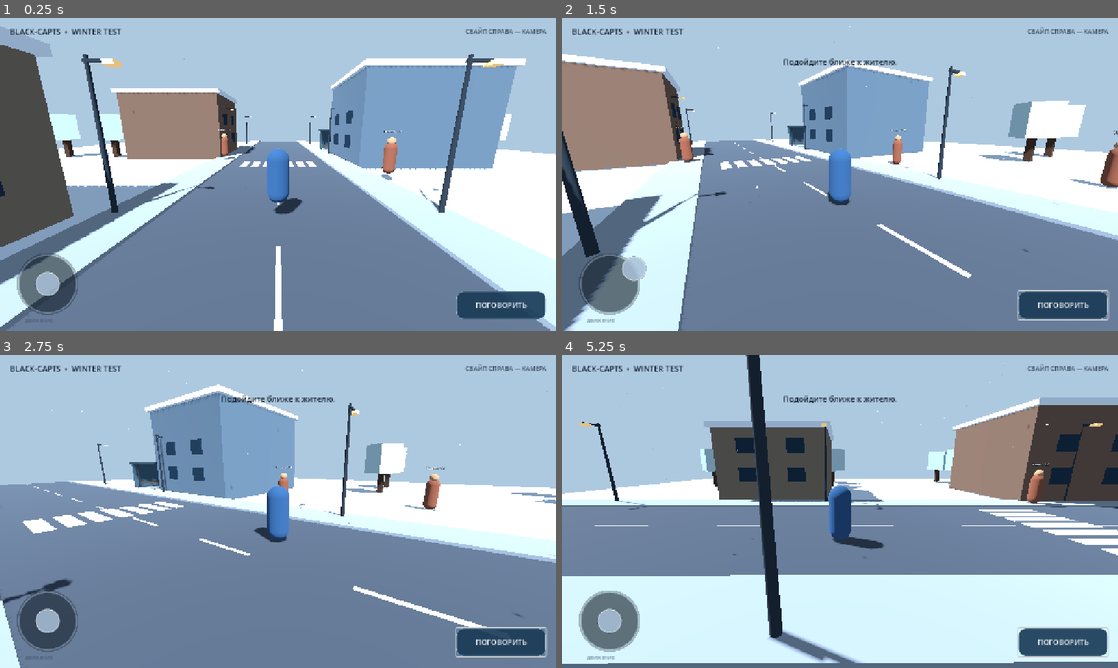
Above: before the commit, frames 1-4 (two rows, left to right).
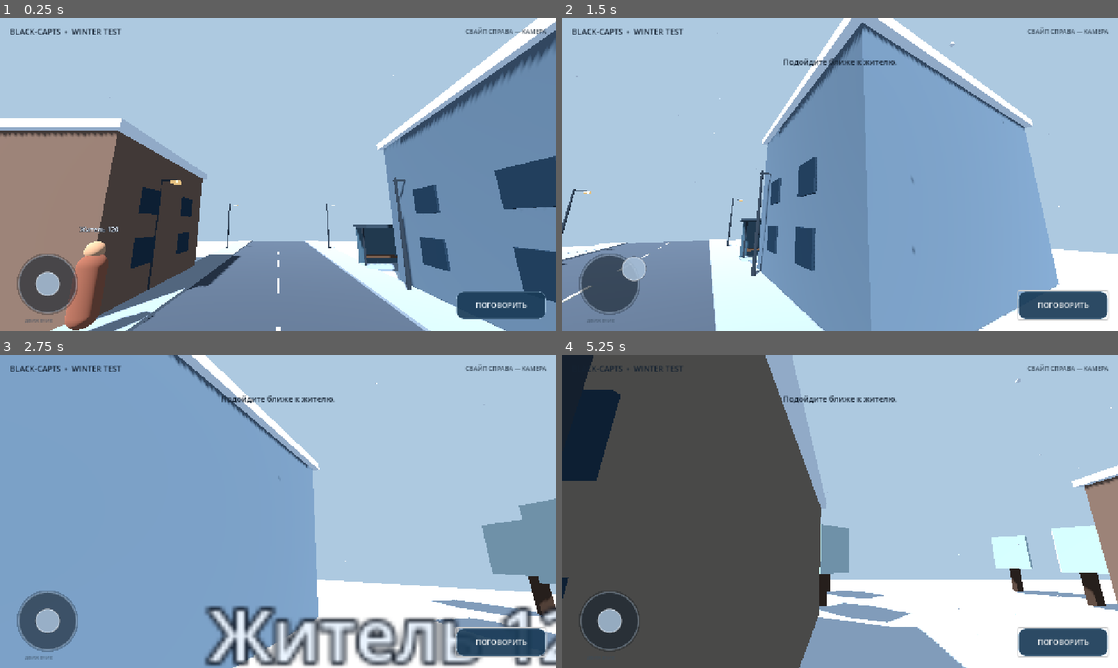
Above: after the commit, the same moments.

Repository: avioverse6-create/BLACK-CAPTS
Game: Godot game, scene res://scenes/main.tscn
Two runs of this game, one before a commit and one after it. Both use one fixed random seed, a clock stepped at 60 frames per second and the inputs below.
Inputs (mouse positions are in pixels of both pictures, inside the frame that each line leads up to):
- Up to frame 1 (0.25 s): no input
- Up to frame 2 (1.5 s): click "ПОГОВОРИТЬ" at 0.5 s; drag from (612, 284) to (895, 105) at 1.27 s
- Up to frame 3 (2.75 s): drag from (166, 527) to (250, 574) at 2.02 s
- Up to frame 4 (5.25 s): move the mouse to (895, 442) at 2.77 s; hold Right (ui_right) 2.78-3.5 s; drag from (812, 574) to (673, 464) at 3.52 s; tap Enter at 4.25 s; move the mouse to (1006, 558) at 4.27 s; hold Left (ui_left) 4.28-5 s; drag from (673, 464) to (756, 433) at 5.02 s

The runs differ from the first frame. In frame 1, 67% of the frame differs, in the area x 0-100%, y 0-100%; in frame 2, 67%; in frame 3, 68%; in frame 4, 80%.

Commit message:
Correct spring-arm camera orientation and dialogue dispatch

Diff:
--- a/scripts/player.gd
+++ b/scripts/player.gd
@@ -6,12 +6,12 @@
 const ACCELERATION := 14.0
 const GRAVITY := 18.0
 const LOOK_SENSITIVITY := 0.0045
-const PITCH_MIN := deg_to_rad(-48.0)
-const PITCH_MAX := deg_to_rad(22.0)
+const PITCH_MIN := deg_to_rad(-12.0)
+const PITCH_MAX := deg_to_rad(48.0)
 const MODEL_PATH := "res://assets/characters/casual-walker.glb"
 
 var camera_pivot: Node3D
-var camera_pitch := deg_to_rad(-13.0)
+var camera_pitch := deg_to_rad(13.0)
 var look_finger := -1
 var animation_player: AnimationPlayer
 var current_visual_animation := ""
@@ -65,11 +65,12 @@
     var spring := SpringArm3D.new()
     spring.spring_length = 6.5
     spring.margin = 0.25
+    spring.rotation.y = PI
     spring.position = Vector3(0, 1.0, 0)
     camera_pivot.add_child(spring)
     var camera := Camera3D.new()
     camera.position = Vector3(0, 0.25, 0)
-    camera.rotation.x = camera_pitch
+    camera.rotation = Vector3(camera_pitch, PI, 0)
     camera.current = true
     spring.add_child(camera)
 
@@ -135,6 +136,6 @@
             nearest = npc
             nearest_distance = distance
     if nearest and nearest.has_method("get_dialogue"):
-        interaction_message.emit(nearest.get_dialogue())
+        interaction_message.emit(str(nearest.call("get_dialogue")))
     else:
         interaction_message.emit("Подойдите ближе к жителю.")
